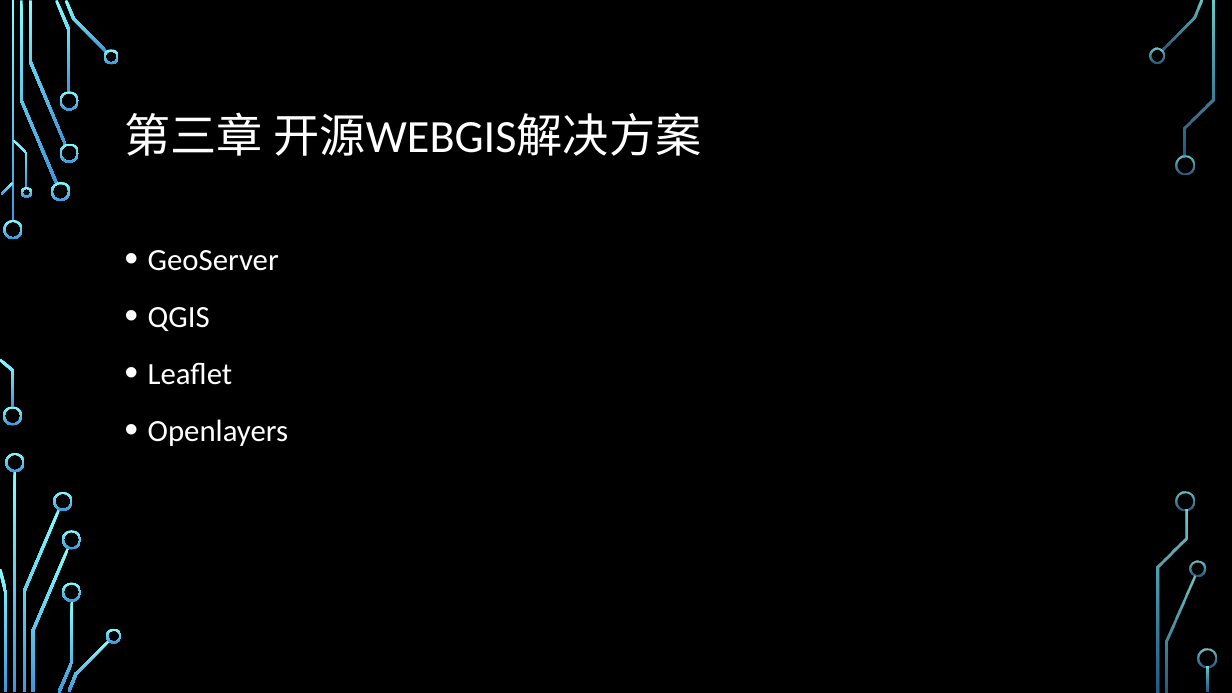
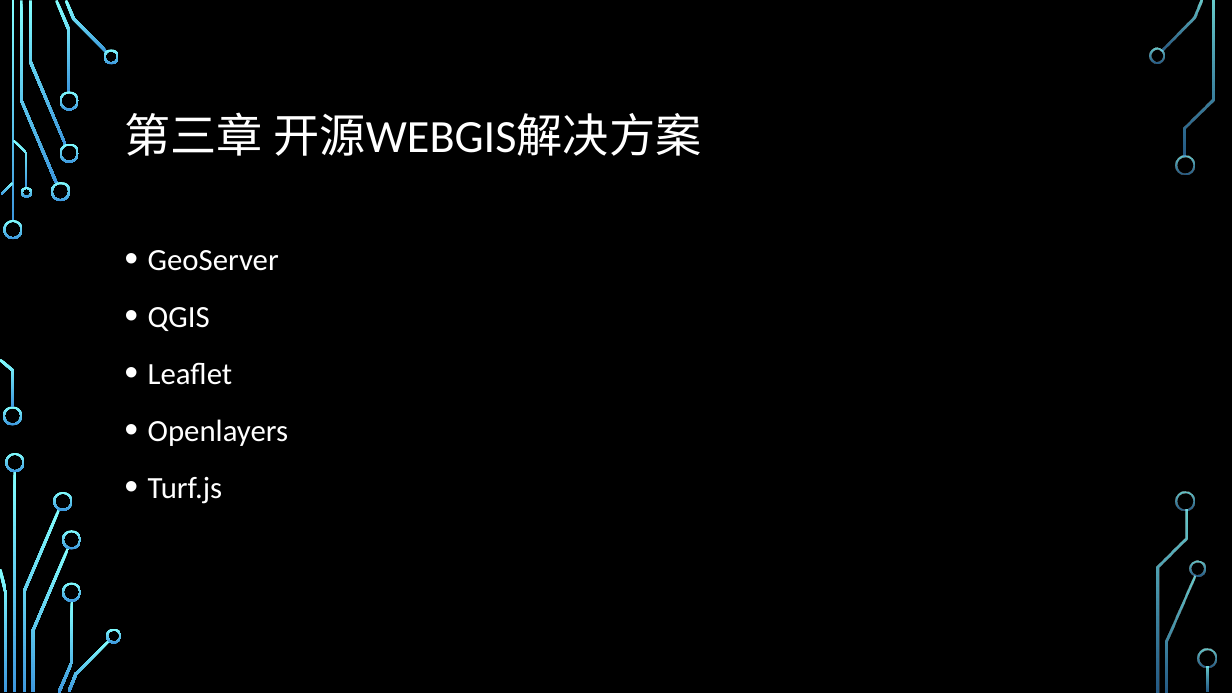
Before and after one commit to guojs/webgis, a slide deck: slide 9 of resource/WebGIS课程大纲.pptx (slide 8 before the commit). Drawn at 1232x693 pixels with LibreOffice and Linux fonts; fonts in the diff are those of the drawing; background and template pictures are left out. Boxes give left, top, right and bottom in pixels: in the first picture for what was removed or moved away, otherwise in the second. Text is boxed around its words. In the diff, an @@ line names an element or a change of style, - is before the commit and + after.

```diff
--- a/resource/WebGIS课程大纲.pptx
+++ b/resource/WebGIS课程大纲.pptx
@@ text at [148,477,223,504]: paragraph added @@
+• Turf.js
```
Also in this commit, not shown: 1 other slide changed, 1 slide added, 15 other files.
